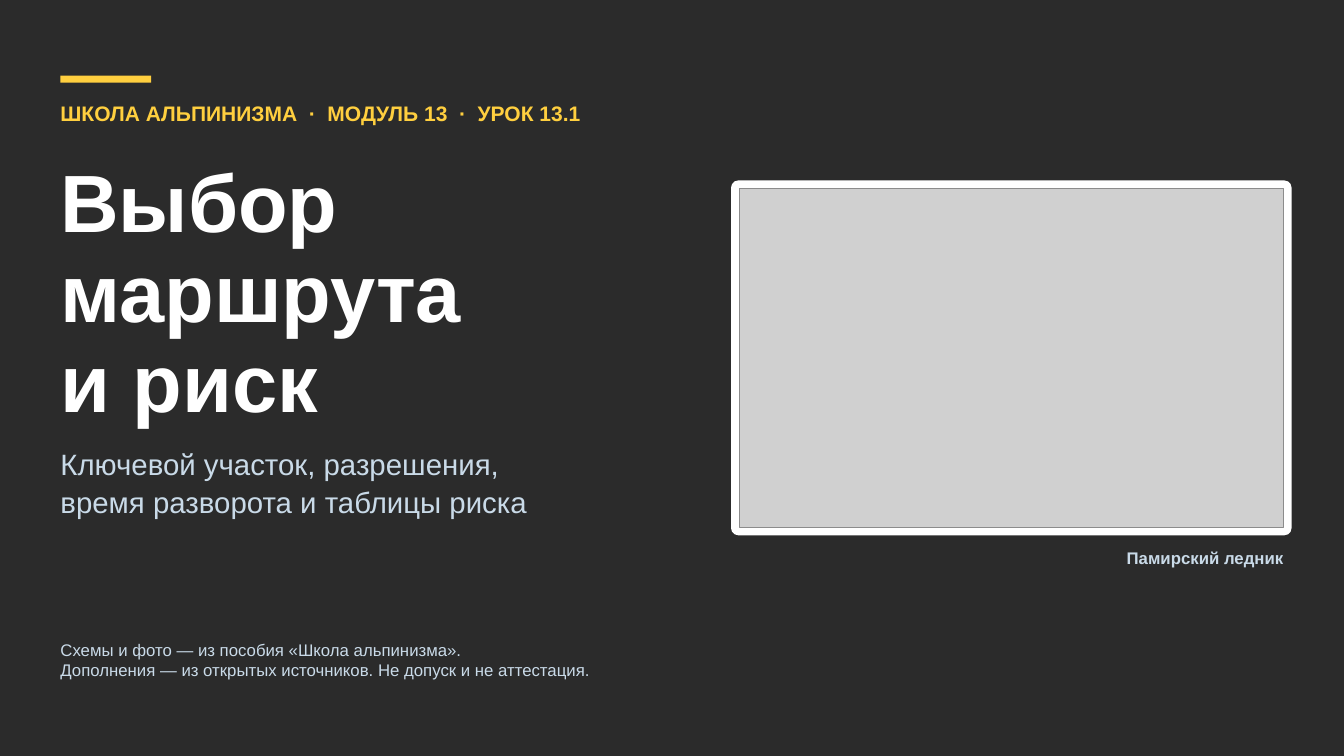
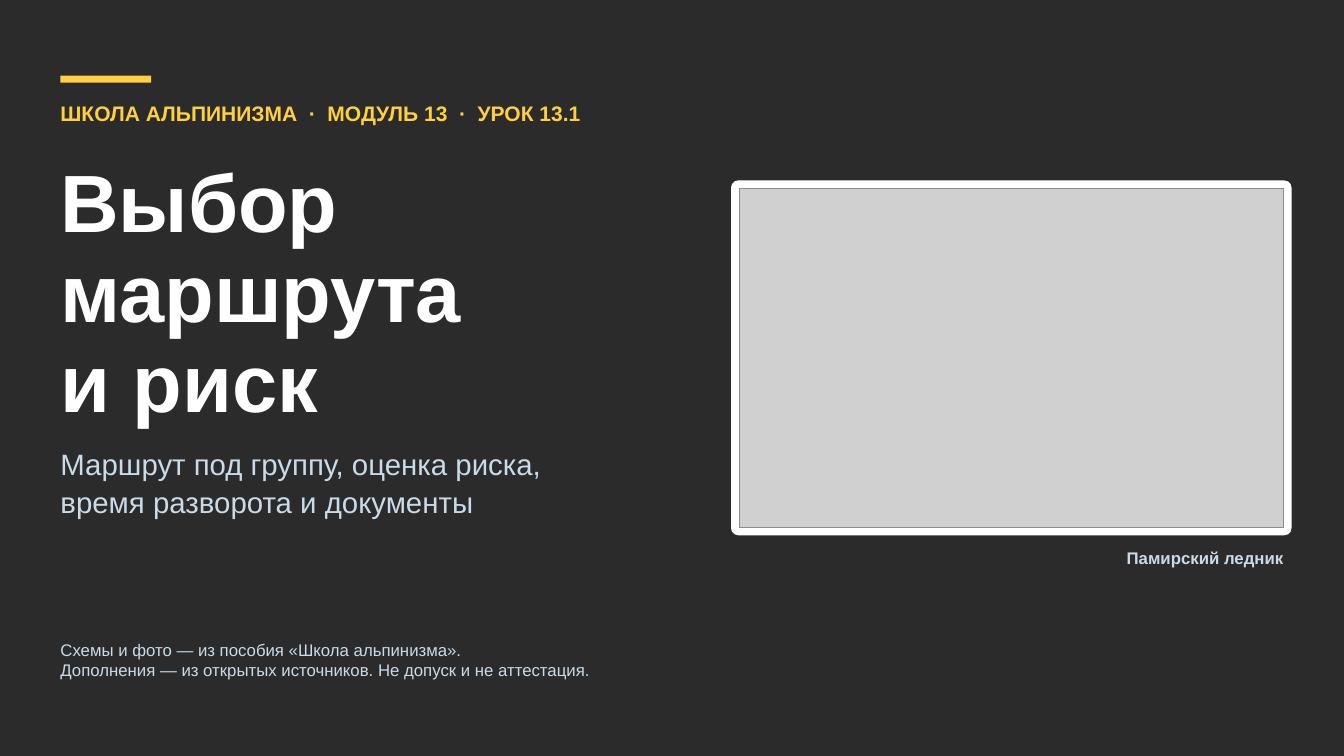
Before and after one commit to kirill54/far-education, a slide deck: slide 1 of presentations/lessons/M13-1_vybor-marshruta-i-risk.pptx. Drawn at 1344x756 pixels with LibreOffice and Linux fonts; fonts in the diff are those of the drawing; grey boxes stand for pictures; background and template pictures are left out; a plain dark background stands for a picture behind light text. Boxes give left, top, right and bottom in pixels: in the first picture for what was removed or moved away, otherwise in the second. Text is boxed around its words. In the diff, an @@ line names an element or a change of style, - is before the commit and + after.

```diff
--- a/presentations/lessons/M13-1_vybor-marshruta-i-risk.pptx
+++ b/presentations/lessons/M13-1_vybor-marshruta-i-risk.pptx
@@ text at <box>60,454,540,519</box>: text changed @@
-Ключевой участок, разрешения,
-время разворота и таблицы риска
+Маршрут под группу, оценка риска,
+время разворота и документы
```
Also in this commit, not shown: 4 other slides changed, 9 slides added, 8 other files.
